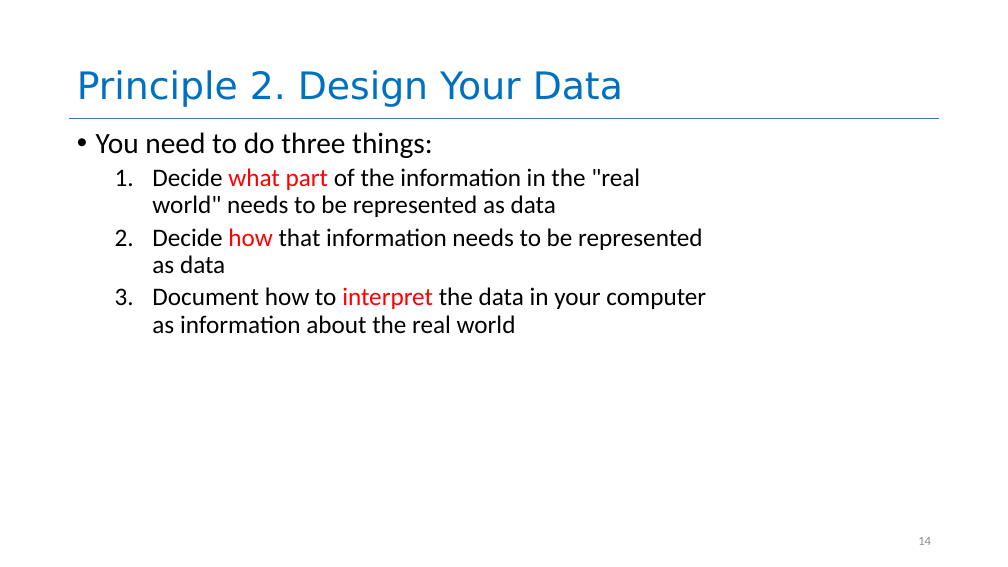
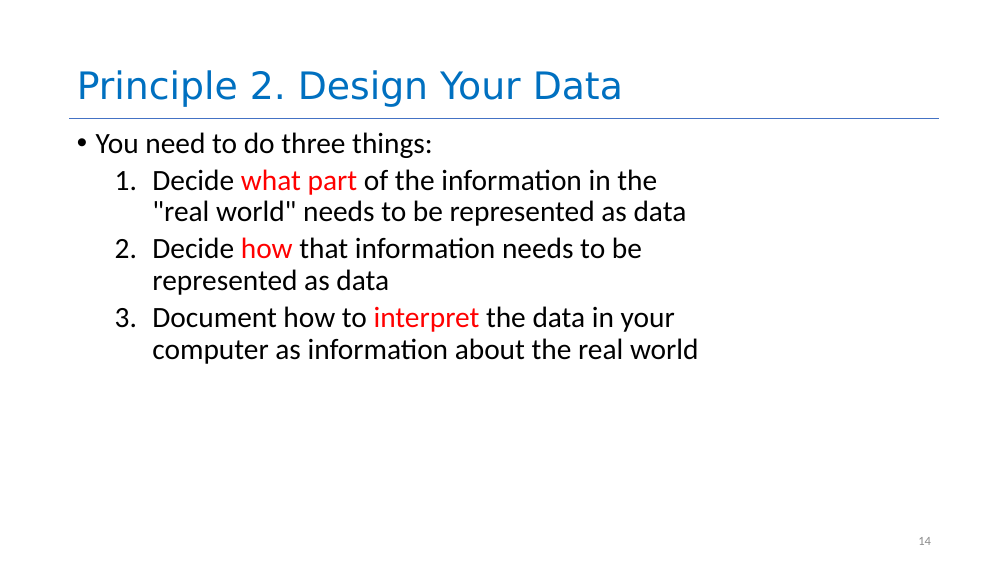
Before and after one commit to neu-se/CS4530-CS5500-Spring-2021, a slide deck: slide 14 of Slides/Lesson 1.2 General Program Design Principles.pptx. Drawn at 1008x567 pixels with LibreOffice and Linux fonts; fonts in the diff are those of the drawing. Boxes give left, top, right and bottom in pixels: in the first picture for what was removed or moved away, otherwise in the second. Text is boxed around its words. In the diff, an @@ line names an element or a change of style, - is before the commit and + after.

```diff
--- a/Slides/Lesson 1.2 General Program Design Principles.pptx
+++ b/Slides/Lesson 1.2 General Program Design Principles.pptx
@@ text at box(152, 169, 699, 364): size 24 to 28 pt in "Decide what part of the information in ...", "Decide how that information needs to be ...", "Document how to interpret the data in ..." @@
```
Also in this commit, not shown: 11 other slides changed.
